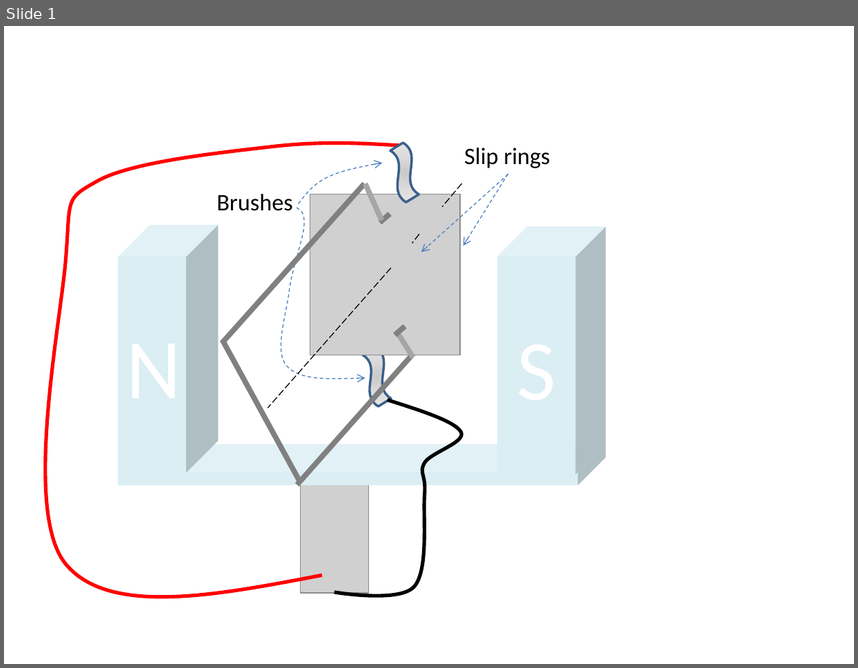
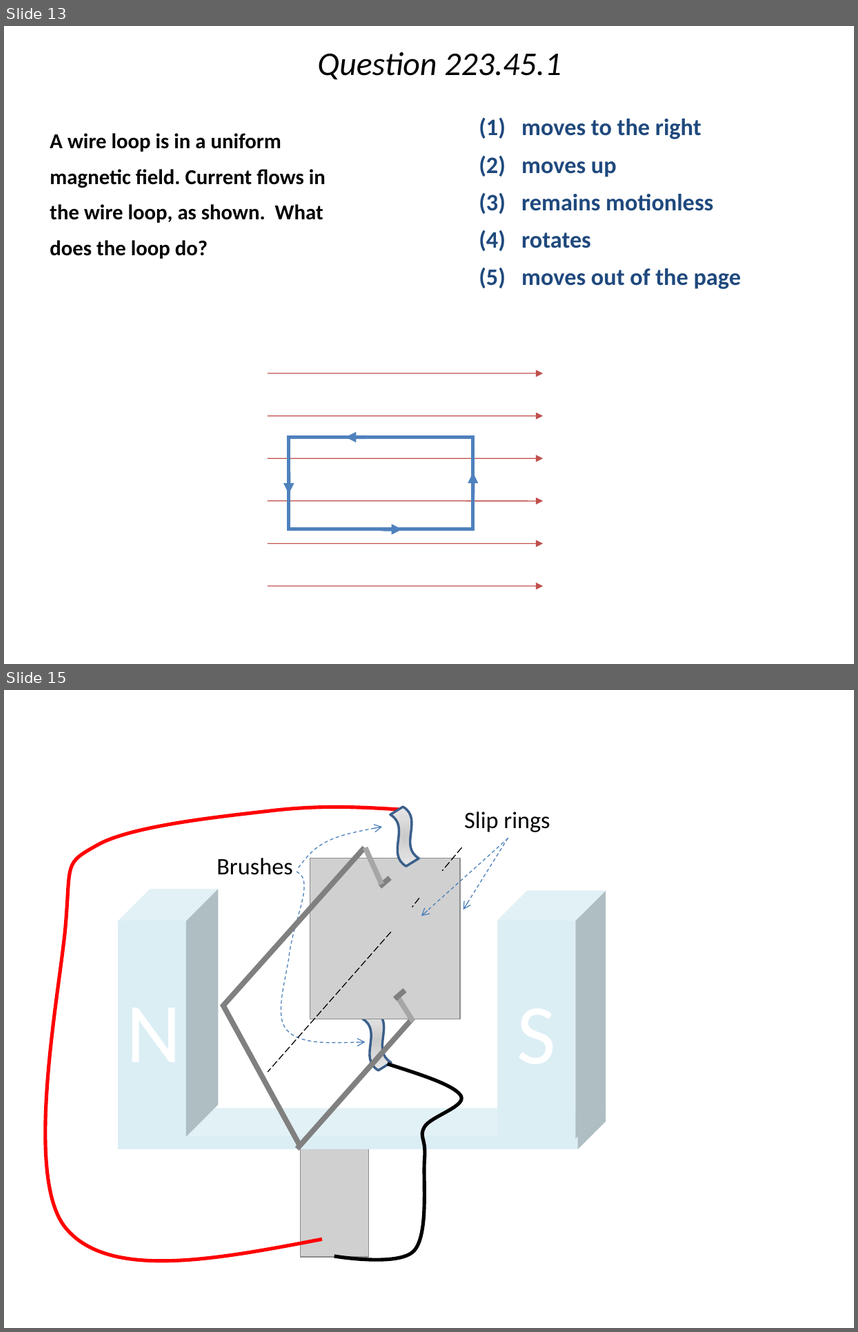
Before and after one commit to rtlines/PH223-Engineering-Physics, a slide deck: Slides/PH223_Lecture_45.pptx. Shown one above the other, each under a label of ours: slide 1 before the commit, slides 13 and 15 after it; the slides between them are not shown. The pictures are 858x668 and 858x1332 pixels, drawn with LibreOffice and Linux fonts; fonts in the diff are those of the drawing; grey boxes stand for pictures. Boxes give left, top, right and bottom in pixels: in the first picture for what was removed or moved away, otherwise in the second. Text is boxed around its words. In the diff, an @@ line names an element or a change of style, - is before the commit and + after.

```diff
--- a/Slides/PH223_Lecture_45.pptx
+++ b/Slides/PH223_Lecture_45.pptx
@@ slide 13 added at (4,26,854,664), background #FFFFFF @@
@@ title added at (317,52,562,80), 28 pt, text #000000, italic @@
+Question 223.45.1
@@ text added at (479,118,741,289), 20 pt, text #1F497D, bold @@
+(1) moves to the right
+(2) moves up
+(3) remains motionless
+(4) rotates
+(5) moves out of the page
@@ text added at (50,133,326,259), 18 pt, text #000000, bold @@
+A wire loop is in a uniform magnetic field. Current flows in the wire loop, as shown. What does the loop do?
@@ arrow added from (268, 373) to (543, 373), #C0504D 0.75 pt @@
@@ arrow added from (268, 415) to (543, 415), #C0504D 0.75 pt @@
@@ rectangle added at (289,437,473,528), outline #4F81BD 3 pt @@
@@ arrow added from (367, 437) to (346, 437), #4F81BD 3 pt @@
@@ arrow added from (268, 458) to (543, 458), #C0504D 0.75 pt @@
@@ arrow added from (289, 472) to (289, 494), #4F81BD 3 pt @@
@@ arrow added from (473, 494) to (473, 472), #4F81BD 3 pt @@
@@ arrow added from (268, 500) to (543, 500), #C0504D 0.75 pt @@
@@ arrow added from (268, 543) to (543, 543), #C0504D 0.75 pt @@
@@ arrow added from (381, 529) to (402, 529), #4F81BD 3 pt @@
@@ arrow added from (268, 586) to (543, 586), #C0504D 0.75 pt @@
@@ what was slide 1 is now slide 15 @@
```
Also in this commit, not shown: 32 other slides added, 20 other files.
